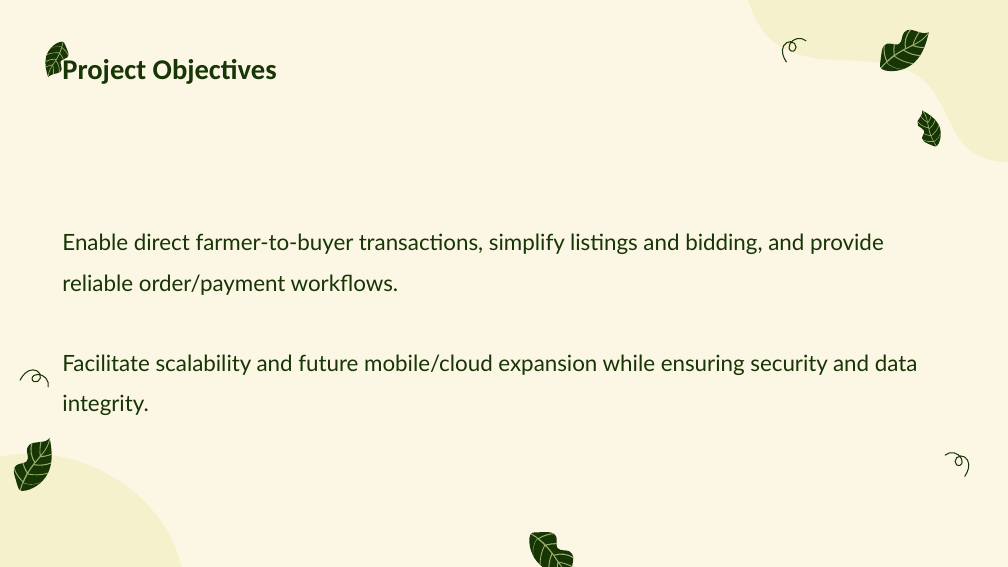
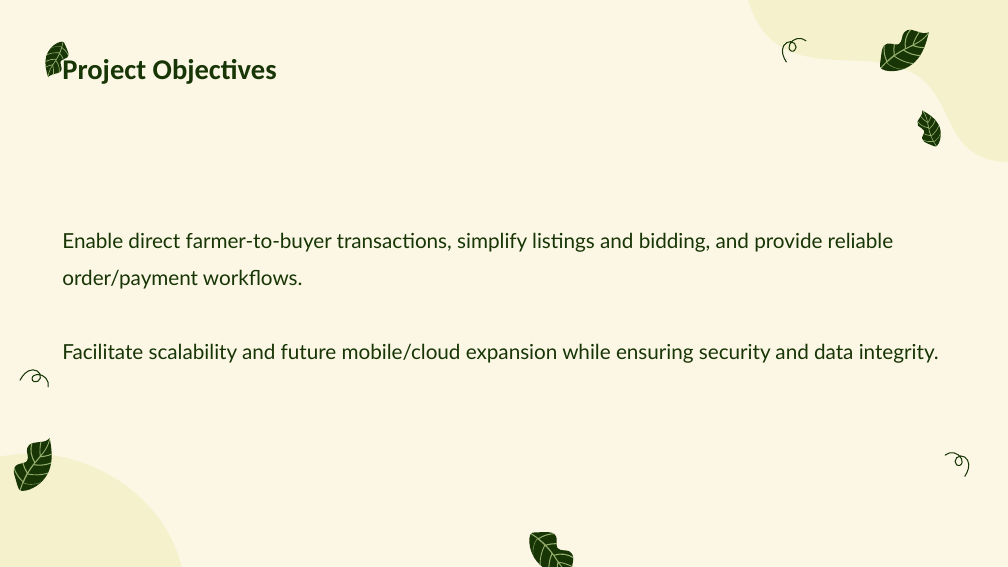
Before and after one commit to Mokshith3960/agromart, a slide deck: slide 9 of documents/PPT-2.pptx. Drawn at 1008x567 pixels with LibreOffice and Linux fonts; fonts in the diff are those of the drawing. Boxes give left, top, right and bottom in pixels: in the first picture for what was removed or moved away, otherwise in the second. Text is boxed around its words. In the diff, an @@ line names an element or a change of style, - is before the commit and + after.

```diff
--- a/documents/PPT-2.pptx
+++ b/documents/PPT-2.pptx
@@ text "Enable direct farmer-to-buyer transactions, simplify ..." at (62,232,939,363): size 16 to 14.8 pt @@
```
Also in this commit, not shown: 9 other slides changed, 12 other files.
